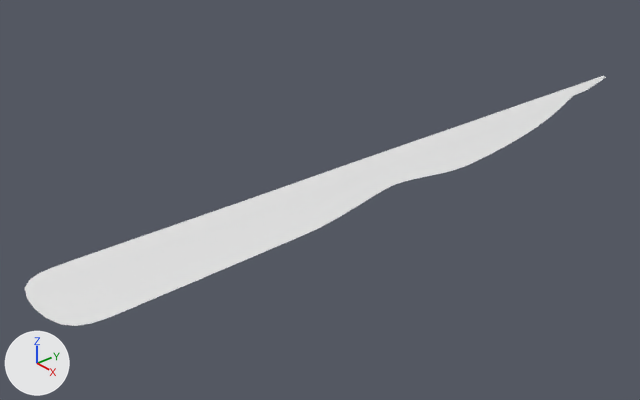
What one commit did to the Blender file DinnerKnife.blend.
Both versions are drawn from a 50 mm camera at (5.47, -6.57, 3.76) aimed at (-0.79, -1.4, -0.29). The axes (+X, +Y, +Z) are drawn at lower left. The lights are the same throughout.

In view in the first picture: '平面'.
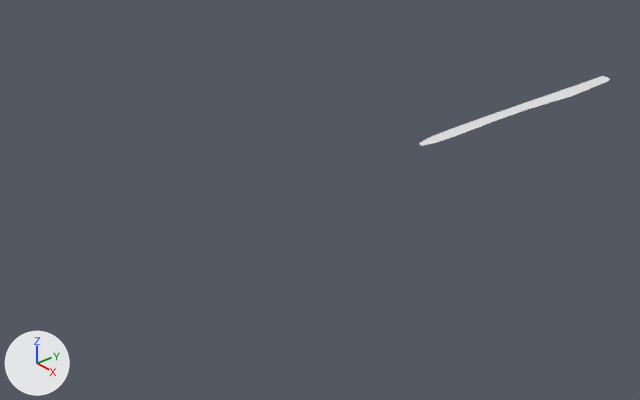
Commit message: ナイフモデリング中

Pixel boxes (x1, y1, x2, y2) of what changed, in the pictures (640 x 400 px):
'平面', reshaped (67% narrower, 72% shorter): before (25, 76, 606, 326); after (419, 76, 610, 145)

Diff of the bpy script that builds the scene:
```diff
--- a/DinnerKnife.blend.py
+++ b/DinnerKnife.blend.py
@@ me_平面 @@
 # used by ob_平面; location = (0.0, 0.0, 0.0); scale = (1.0, 2.0, 1.0)
-me_平面.from_pydata(...)  # 164 vertices, 81 faces; spans x -0.8..0.2, y -2.33..1.72, z 0.0
+me_平面.from_pydata(...)  # 144 vertices, 70 faces, 1 loose edge; spans x -0.8..-0.56, y -0.09..1.72, z 0.0
+# me_平面 part 1
+# 31 vertices are removed from x -0.8..0.2, y -2.33..1.51, z 0.0
+# 38 faces are deleted
+# 6 vertices in x -0.74..-0.64, y 1.53..1.7, z 0.0 move by (0.05, 0.0, 0.0)
+# 6 vertices in x -0.73..-0.66, y 1.57..1.7, z 0.0 move by (0.06, 0.0, 0.0)
+# 4 vertices in x -0.62..-0.6, y 1.41..1.47, z 0.0 move by (0.01, 0.0, 0.0)
+# 4 vertices in x -0.73..-0.69, y 1.63..1.68, z 0.0 move by (0.09, 0.0, 0.0)
+# 3 vertices in x -0.72..-0.67, y 1.59..1.68, z 0.0 move by (0.07, 0.0, 0.0)
+# 3 vertices in x -0.71..-0.68, y 1.61..1.67, z 0.0 move by (0.08, 0.0, 0.0)
+# 13 vertices move from x -0.75..-0.17, y 0.67..1.71, z 0.0 to x -0.72..-0.58, y 0.67..1.71, z 0.0
+# 11 vertices are added at x -0.8..-0.56, y -0.09..1.51, z 0.0
+# 1 loose edge is added
+# 27 new faces join them
```
